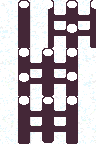
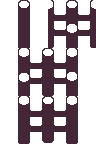
Layer changes from the first 96×144 image to the second:
hid "Snow_Default" over [left=0, top=0, right=96, bottom=144]